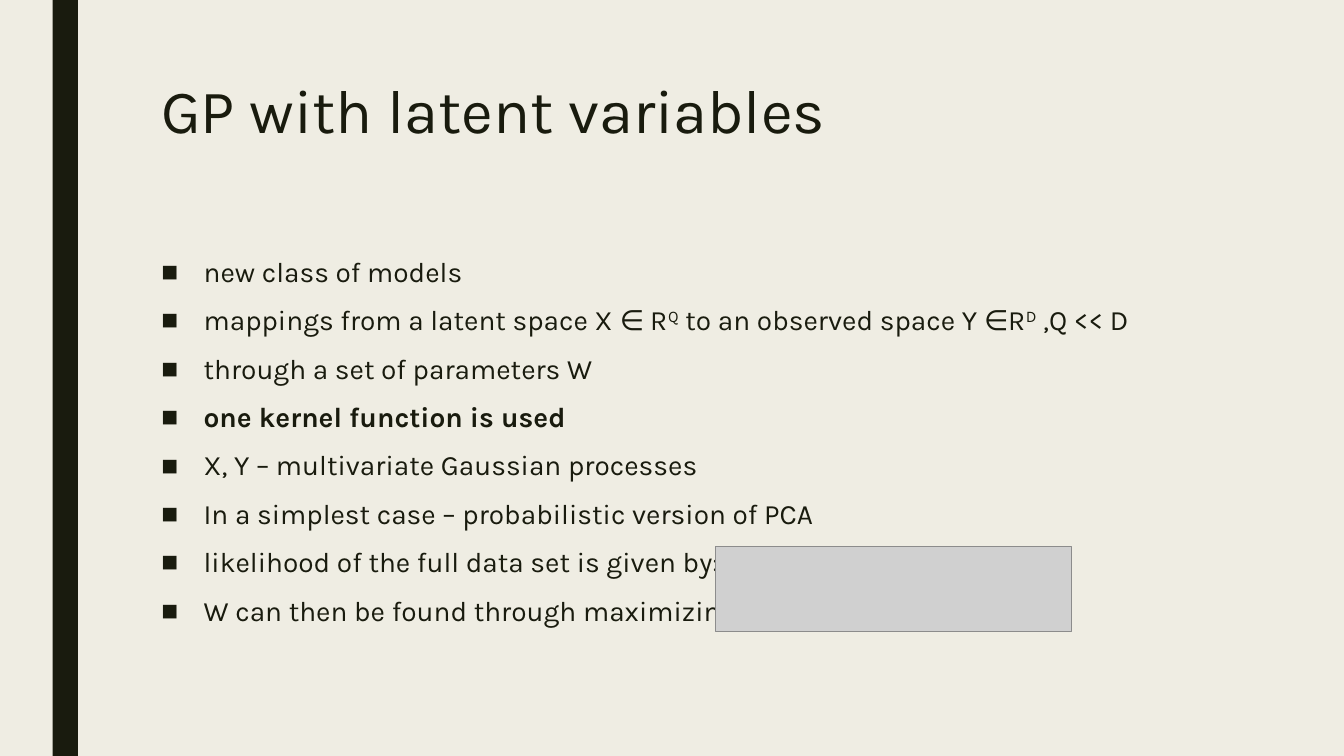
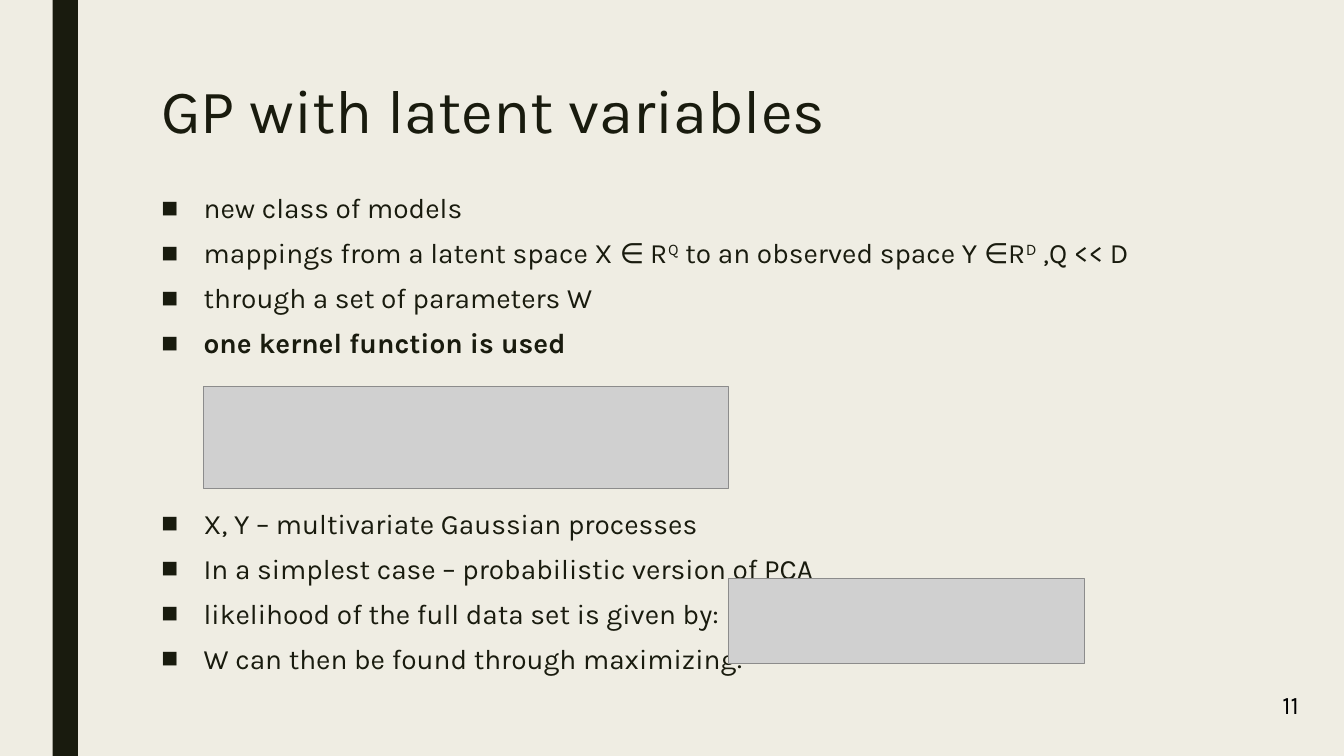
Before and after one commit to koptelovmax/gaussianprocess, a slide deck: slide 36 of presentation.pptx. Drawn at 1344x756 pixels with LibreOffice and Linux fonts; fonts in the diff are those of the drawing; grey boxes stand for pictures. Boxes give left, top, right and bottom in pixels: in the first picture for what was removed or moved away, otherwise in the second. Text is boxed around its words. In the diff, an @@ line names an element or a change of style, - is before the commit and + after.

```diff
--- a/presentation.pptx
+++ b/presentation.pptx
@@ text "new class of models": place and size @@
-text "new class of models" at box(204, 262, 1128, 628)
+text "new class of models" at box(204, 198, 1128, 676)
@@ text "new class of models" at box(204, 198, 1128, 676): line spacing 0.94 to 0.84 @@
@@ picture added at box(204, 387, 729, 489) @@
@@ picture: place and size @@
-picture at box(716, 546, 1072, 631)
+picture at box(728, 579, 1084, 663)
@@ text added at box(1282, 698, 1299, 714), 18 pt, text #000000 @@
+11
```
Also in this commit, not shown: 35 other slides changed, 3 slides added, 9 slides removed, 3 other files.
